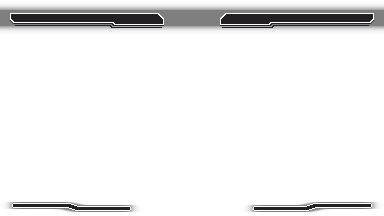
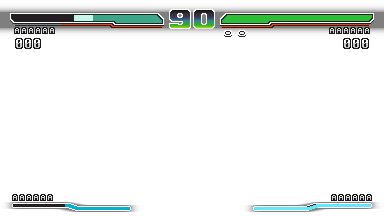
The second 384 x 216 image is a revision of the first. Changes to its layers:
showed "Overlay 2" over <box>12,9,372,210</box>
painted on "Moderno 2" over <box>0,2,384,39</box>
